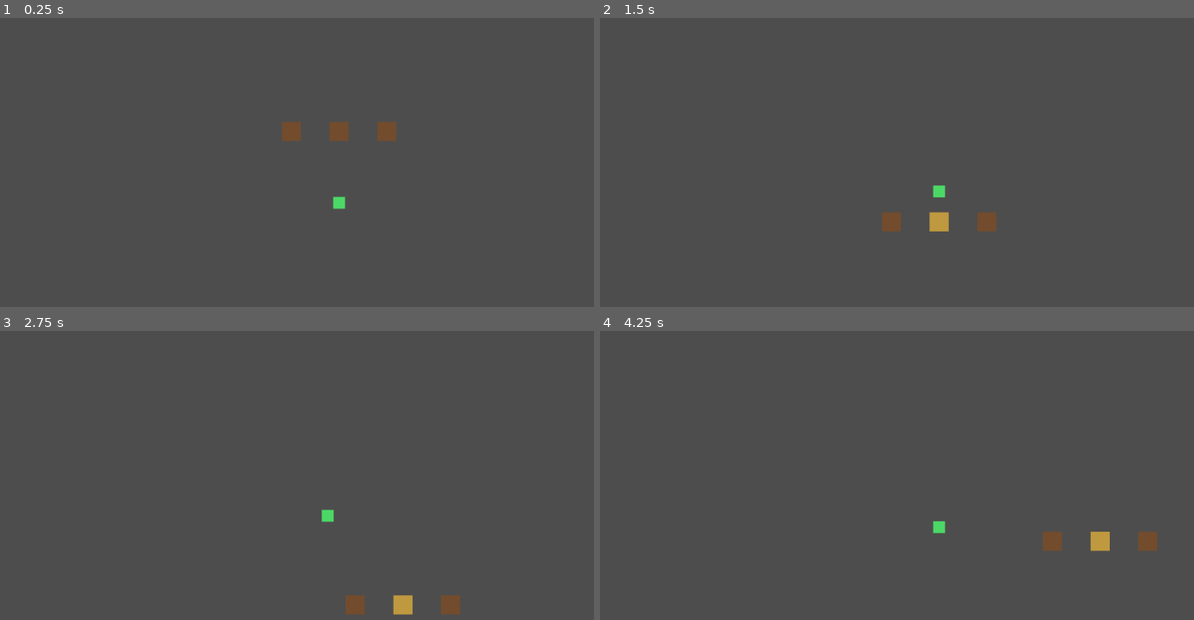
Above: before the commit, frames 1-4 (two rows, left to right).
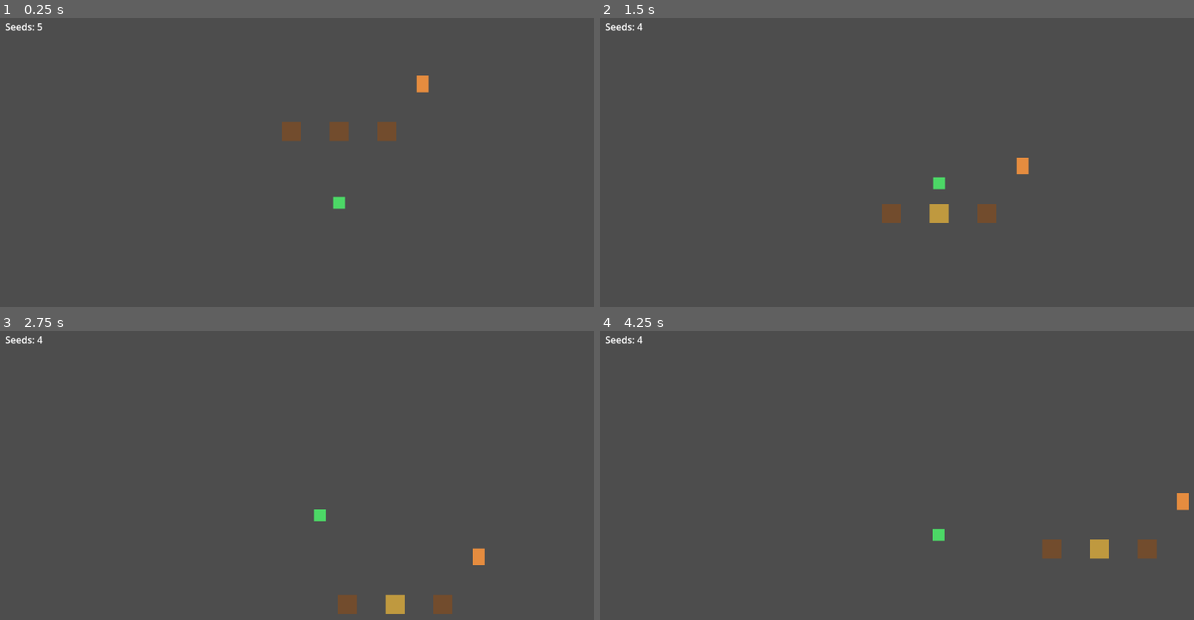
Above: after the commit, the same moments.

Repository: damianfoxart/commonground
Game: Godot game, scene res://scenes/world.tscn
Same seed, same stepped clock (60 frames per second), same inputs: the game is played once before the commit and once after it.
Inputs:
- Up to frame 1 (0.25 s): no input
- Up to frame 2 (1.5 s): tap Enter (ui_accept) at 0.5, 0.77, 1.07 s; hold Up (ui_up) from 0.53 s (still down); tap E at 0.6 s; tap Q at 0.8, 1.35 s
- Up to frame 3 (2.75 s): tap Enter (ui_accept) at 1.52, 1.55, 1.82 s; release Up (ui_up) at 2.03 s; hold Left (ui_left) from 2.03 s (still down); hold Enter (ui_accept) from 2.03 s (still down); tap E at 2.3 s
- Up to frame 4 (4.25 s): release Enter (ui_accept) at 2.78 s; tap E at 2.85 s; tap Enter (ui_accept) at 3.02, 3.32 s; tap Q at 3.05, 3.6 s; release Left (ui_left) at 3.53 s; hold Down (ui_down) from 3.53 s (still down); hold Enter (ui_accept) from 3.53 s (still down)

The runs differ from the first frame. In frame 1, 0.2% of the frame differs, in the area x 0-73%, y 1-26%; in frame 2, 0.9%, in the area x 0-73%, y 1-74%; in frame 3, 0.9%; in frame 4, 0.9%.

Commit message:
Add crop type system (carrot/corn) and player seed selection toggle

Diff:
--- /dev/null
+++ b/game/scenes/DialogueBox.tscn
@@ -0,0 +1,25 @@
+[gd_scene load_steps=2 format=3]
+
+[ext_resource type="Script" path="res://scripts/dialogue_box.gd" id="1"]
+
+[node name="DialogueBox" type="CanvasLayer"]
+script = ExtResource("1")
+
+[node name="Panel" type="Panel" parent="."]
+anchors_preset = 10
+anchor_right = 1.0
+offset_left = 16.0
+offset_top = 520.0
+offset_right = -16.0
+offset_bottom = 704.0
+
+[node name="Label" type="Label" parent="Panel"]
+anchors_preset = 15
+anchor_right = 1.0
+anchor_bottom = 1.0
+offset_left = 16.0
+offset_top = 16.0
+offset_right = -16.0
+offset_bottom = -16.0
+autowrap_mode = 3
+text = ""
--- /dev/null
+++ b/game/scenes/SeedCounter.tscn
@@ -0,0 +1,13 @@
+[gd_scene load_steps=2 format=3]
+
+[ext_resource type="Script" path="res://scripts/seed_counter.gd" id="1"]
+
+[node name="SeedCounter" type="CanvasLayer"]
+script = ExtResource("1")
+
+[node name="Label" type="Label" parent="."]
+offset_left = 16.0
+offset_top = 16.0
+offset_right = 180.0
+offset_bottom = 48.0
+text = "Seeds: 0"
--- a/game/scenes/player.tscn
+++ b/game/scenes/player.tscn
@@ -11,7 +11,7 @@
 [node name="Camera2D" type="Camera2D" parent="."]
 enabled = true
 position_smoothing_enabled = true
-position_smoothing_speed = 8.0
+position_smoothing_speed = 5.0
 
 [node name="CollisionShape2D" type="CollisionShape2D" parent="."]
 shape = SubResource("1")
--- a/game/scenes/world.tscn
+++ b/game/scenes/world.tscn
@@ -1,7 +1,13 @@
-[gd_scene load_steps=3 format=3]
+[gd_scene load_steps=7 format=3]
 
 [ext_resource type="PackedScene" path="res://scenes/player.tscn" id="1"]
 [ext_resource type="PackedScene" path="res://scenes/garden_plot.tscn" id="2"]
+[ext_resource type="Script" path="res://scripts/npc.gd" id="3"]
+[ext_resource type="PackedScene" path="res://scenes/DialogueBox.tscn" id="4"]
+[ext_resource type="PackedScene" path="res://scenes/SeedCounter.tscn" id="5"]
+
+[sub_resource type="CircleShape2D" id="1"]
+radius = 18.0
 
 [node name="World" type="Node2D"]
 
@@ -17,10 +23,22 @@
 [node name="GardenPlot3" parent="." instance=ExtResource("2")]
 position = Vector2(80, 0)
 
-[node name="NPC" type="Node2D" parent="."]
+[node name="NPC" type="Area2D" parent="."]
 position = Vector2(140, -80)
+script = ExtResource("3")
+
+[node name="CollisionShape2D" type="CollisionShape2D" parent="NPC"]
+shape = SubResource("1")
+
+[node name="Placeholder" type="Polygon2D" parent="NPC"]
+color = Color(0.9, 0.55, 0.25, 1)
+polygon = PackedVector2Array(-10, -14, 10, -14, 10, 14, -10, 14)
 
 [node name="PlayerSpawn" type="Marker2D" parent="."]
 position = Vector2(0, 120)
 
 [node name="Player" parent="PlayerSpawn" instance=ExtResource("1")]
+
+[node name="DialogueBox" parent="." instance=ExtResource("4")]
+
+[node name="SeedCounter" parent="." instance=ExtResource("5")]
--- /dev/null
+++ b/game/scripts/dialogue_box.gd
@@ -0,0 +1,30 @@
+extends CanvasLayer
+
+@onready var panel: Panel = $Panel
+@onready var label: Label = $Panel/Label
+
+func _ready() -> void:
+	panel.visible = false
+	add_to_group("dialogue_box")
+
+func _unhandled_input(event: InputEvent) -> void:
+	if not panel.visible:
+		return
+	if _is_interact_event(event):
+		panel.visible = false
+		label.text = ""
+		get_viewport().set_input_as_handled()
+
+func show_dialogue(text: String) -> void:
+	label.text = text
+	panel.visible = true
+
+func _is_interact_event(event: InputEvent) -> bool:
+	if event.is_action_pressed("interact"):
+		return true
+	if event.is_action_pressed("ui_accept"):
+		return true
+	if event is InputEventKey:
+		var key_event := event as InputEventKey
+		return key_event.pressed and not key_event.echo and key_event.physical_keycode == KEY_E
+	return false
--- a/game/scripts/garden_plot.gd
+++ b/game/scripts/garden_plot.gd
@@ -7,8 +7,8 @@
 	READY,
 }
 
+@export_enum("carrot", "corn") var crop_type: String = "carrot"
 @export var plant_state: PlantState = PlantState.EMPTY
-@export var growth_step_seconds: float = 5.0
 @export var empty_color: Color = Color(0.45, 0.3, 0.18, 1.0)
 @export var seed_color: Color = Color(0.75, 0.6, 0.25, 1.0)
 @export var growing_color: Color = Color(0.3, 0.75, 0.3, 1.0)
@@ -18,6 +18,7 @@
 @onready var growth_timer: Timer = $GrowthTimer
 
 var _player_nearby: bool = false
+var _nearby_player: Node = null
 
 func _ready() -> void:
 	body_entered.connect(_on_body_entered)
@@ -32,13 +33,56 @@
 		return
 
 	if plant_state == PlantState.EMPTY:
-		_set_plant_state(PlantState.SEED)
+		if _can_plant_seed():
+			_set_plant_state(PlantState.SEED)
 		get_viewport().set_input_as_handled()
 		return
 
 	if plant_state == PlantState.READY:
+		_grant_harvest_seed()
 		_set_plant_state(PlantState.EMPTY)
 		get_viewport().set_input_as_handled()
+
+func _can_plant_seed() -> bool:
+	if _nearby_player == null:
+		return false
+
+	var seeds_value: Variant = _nearby_player.get("seeds")
+	if typeof(seeds_value) != TYPE_INT:
+		return false
+
+	var current_seeds: int = seeds_value
+	if current_seeds <= 0:
+		print("Seeds remaining: 0")
+		return false
+
+	_apply_player_seed_type()
+	_nearby_player.set("seeds", current_seeds - 1)
+	print("Seeds remaining: %d" % _nearby_player.get("seeds"))
+	return true
+
+func _apply_player_seed_type() -> void:
+	if _nearby_player == null:
+		return
+
+	var seed_type_value: Variant = _nearby_player.get("current_seed_type")
+	if typeof(seed_type_value) != TYPE_STRING:
+		return
+
+	var player_seed_type: String = seed_type_value
+	if player_seed_type == "carrot" or player_seed_type == "corn":
+		crop_type = player_seed_type
+
+func _grant_harvest_seed() -> void:
+	if _nearby_player == null:
+		return
+
+	var seeds_value: Variant = _nearby_player.get("seeds")
+	if typeof(seeds_value) != TYPE_INT:
+		return
+
+	_nearby_player.set("seeds", seeds_value + 1)
+	print("Seeds remaining: %d" % _nearby_player.get("seeds"))
 
 func _is_interact_event(event: InputEvent) -> bool:
 	if event.is_action_pressed("interact"):
@@ -53,10 +97,12 @@
 func _on_body_entered(body: Node2D) -> void:
 	if body.name == "Player":
 		_player_nearby = true
+		_nearby_player = body
 
 func _on_body_exited(body: Node2D) -> void:
 	if body.name == "Player":
 		_player_nearby = false
+		_nearby_player = null
 
 func _on_growth_timer_timeout() -> void:
 	if plant_state == PlantState.SEED:
@@ -68,9 +114,14 @@
 	plant_state = new_state
 	_update_visual()
 	if plant_state == PlantState.SEED or plant_state == PlantState.GROWING:
-		growth_timer.start(growth_step_seconds)
+		growth_timer.start(_get_growth_seconds_for_crop())
 	else:
 		growth_timer.stop()
+
+func _get_growth_seconds_for_crop() -> float:
+	if crop_type == "corn":
+		return 10.0
+	return 5.0
 
 func _update_visual() -> void:
 	match plant_state:
--- /dev/null
+++ b/game/scripts/npc.gd
@@ -0,0 +1,63 @@
+extends Area2D
+
+@export var give_dialogue_line: String = "Here, take some seeds."
+@export var cooldown_dialogue_line: String = "Come back later for more seeds."
+@export var seed_cooldown_seconds: float = 10.0
+
+var _player_nearby: bool = false
+var _nearby_player: Node = null
+var _next_seed_time_ms: int = 0
+
+func _ready() -> void:
+	body_entered.connect(_on_body_entered)
+	body_exited.connect(_on_body_exited)
+
+func _unhandled_input(event: InputEvent) -> void:
+	if not _player_nearby:
+		return
+	if not _is_interact_event(event):
+		return
+
+	var dialogue_to_show := cooldown_dialogue_line
+	if _can_give_seeds_now():
+		_give_seeds_to_player()
+		_next_seed_time_ms = Time.get_ticks_msec() + int(seed_cooldown_seconds * 1000.0)
+		dialogue_to_show = give_dialogue_line
+
+	var dialogue_box := get_tree().get_first_node_in_group("dialogue_box")
+	if dialogue_box != null and dialogue_box.has_method("show_dialogue"):
+		dialogue_box.show_dialogue(dialogue_to_show)
+	get_viewport().set_input_as_handled()
+
+func _can_give_seeds_now() -> bool:
+	return Time.get_ticks_msec() >= _next_seed_time_ms
+
+func _give_seeds_to_player() -> void:
+	if _nearby_player == null:
+		return
+
+	var seeds_value: Variant = _nearby_player.get("seeds")
+	if typeof(seeds_value) != TYPE_INT:
+		return
+
+	_nearby_player.set("seeds", seeds_value + 3)
+
+func _is_interact_event(event: InputEvent) -> bool:
+	if event.is_action_pressed("interact"):
+		return true
+	if event.is_action_pressed("ui_accept"):
+		return true
+	if event is InputEventKey:
+		var key_event := event as InputEventKey
+		return key_event.pressed and not key_event.echo and key_event.physical_keycode == KEY_E
+	return false
+
+func _on_body_entered(body: Node2D) -> void:
+	if body.name == "Player":
+		_player_nearby = true
+		_nearby_player = body
+
+func _on_body_exited(body: Node2D) -> void:
+	if body.name == "Player":
+		_player_nearby = false
+		_nearby_player = null
--- a/game/scripts/player.gd
+++ b/game/scripts/player.gd
@@ -1,6 +1,14 @@
 extends CharacterBody2D
 
 @export var speed: float = 180.0
+var seeds: int = 5
+var current_seed_type: String = "carrot"
+
+func _unhandled_input(event: InputEvent) -> void:
+	if event is InputEventKey:
+		var key_event := event as InputEventKey
+		if key_event.pressed and not key_event.echo and key_event.physical_keycode == KEY_Q:
+			_toggle_seed_type()
 
 func _physics_process(_delta: float) -> void:
 	var input_vector := Input.get_vector("ui_left", "ui_right", "ui_up", "ui_down")
@@ -19,3 +27,10 @@
 
 	velocity = input_vector * speed
 	move_and_slide()
+
+func _toggle_seed_type() -> void:
+	if current_seed_type == "carrot":
+		current_seed_type = "corn"
+	else:
+		current_seed_type = "carrot"
+	print("Current seed type: %s" % current_seed_type)
--- /dev/null
+++ b/game/scripts/seed_counter.gd
@@ -0,0 +1,30 @@
+extends CanvasLayer
+
+@onready var seed_label: Label = $Label
+
+var _player: Node = null
+var _last_seed_count: int = -1
+
+func _ready() -> void:
+	_player = get_node_or_null("../PlayerSpawn/Player")
+	_update_label()
+
+func _process(_delta: float) -> void:
+	_update_label()
+
+func _update_label() -> void:
+	if _player == null:
+		_player = get_node_or_null("../PlayerSpawn/Player")
+		if _player == null:
+			return
+
+	var seeds_value: Variant = _player.get("seeds")
+	if typeof(seeds_value) != TYPE_INT:
+		return
+
+	var current_seeds: int = seeds_value
+	if current_seeds == _last_seed_count:
+		return
+
+	_last_seed_count = current_seeds
+	seed_label.text = "Seeds: %d" % current_seeds
Not shown, added: game/scripts/dialogue_box.gd.uid
Not shown, added: game/scripts/npc.gd.uid
Not shown, added: game/scripts/seed_counter.gd.uid
